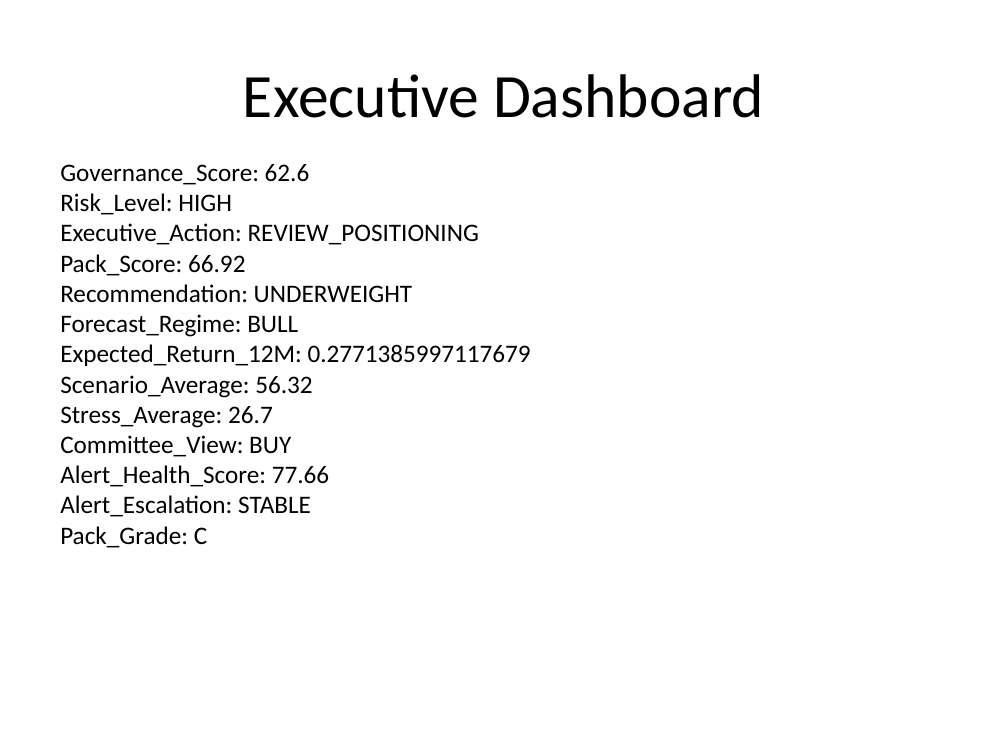
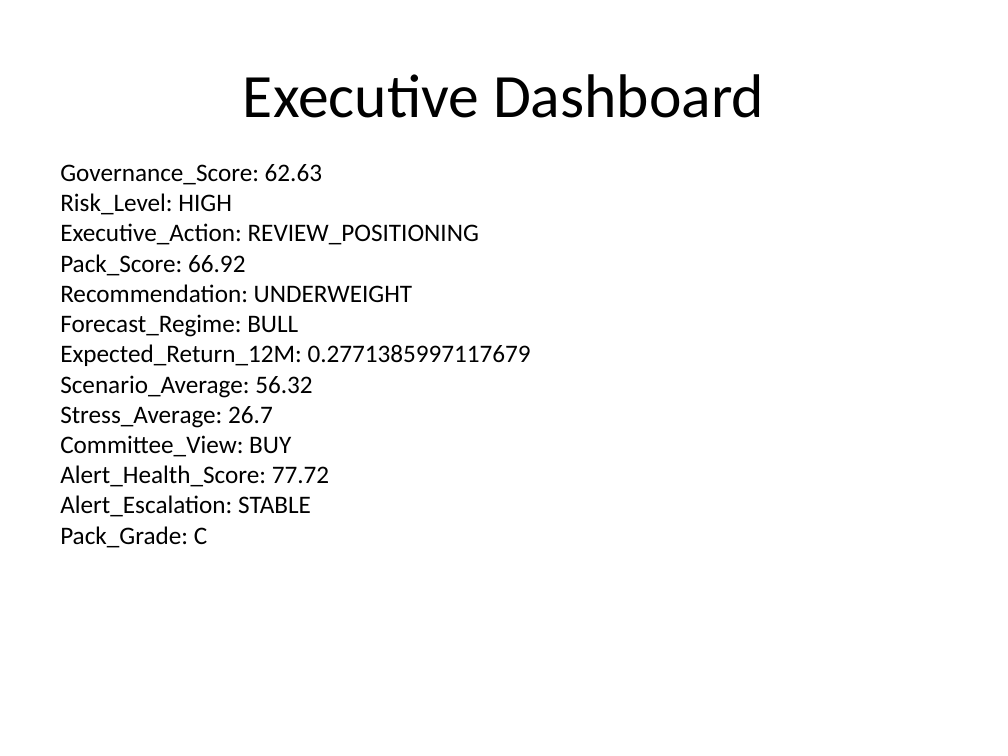
Before and after one commit to sakshinekkala28/Institutional_Quant_Platform, a slide deck: slide 2 of data/reports/investment_committee_presentation.pptx. Drawn at 1008x756 pixels with LibreOffice and Linux fonts; fonts in the diff are those of the drawing. Boxes give left, top, right and bottom in pixels: in the first picture for what was removed or moved away, otherwise in the second. Text is boxed around its words. In the diff, an @@ line names an element or a change of style, - is before the commit and + after.

```diff
--- a/data/reports/investment_committee_presentation.pptx
+++ b/data/reports/investment_committee_presentation.pptx
@@ text at (60,164,322,185): text changed @@
-Governance_Score: 62.6
+Governance_Score: 62.63
@@ text at (60,465,329,487): text changed @@
-Alert_Health_Score: 77.66
+Alert_Health_Score: 77.72
```
Also in this commit, not shown: 3 other slides changed, 14 other files.
